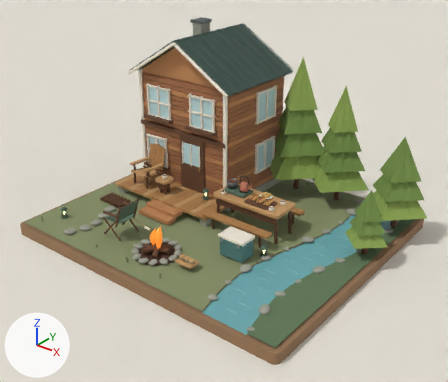
Renders of the Blender file assets/models/riverside-cabin-campsite/models/riverside-cabin-campsite.blend from each side of a commit.
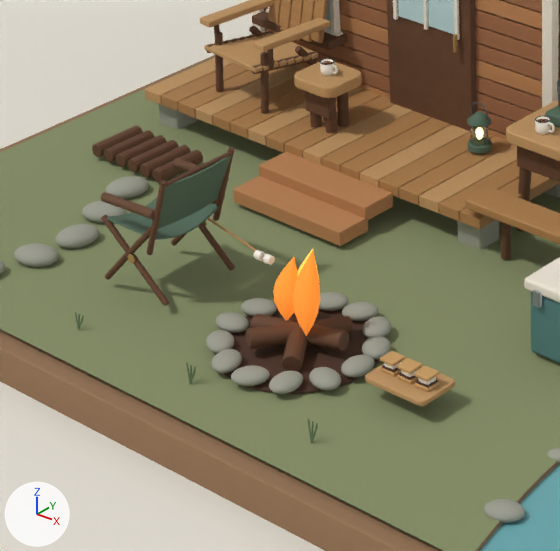
Old and new are each drawn whole from a 50 mm camera at (9.5, -11.87, 8.29) aimed at (0.27, -0.34, 1.14) and again close up on the part from 17% to 51% of the width and 41% to 81% of the height. Every picture has the same lights, and +X, +Y and +Z are marked at lower left. The first two pictures are the older version.

The first close-up shows 'Broad meadow left bank', 'Camp picnic bench', 'Chocolate square.002', 'Continuous blue river', 'Earth diorama base', 'Firepit dark earth', 'Fireside canvas chair canvas back', 'Fireside canvas chair slung canvas seat', 'Front cedar clapboard.004', 'Graham cracker base.002', 'Graham cracker top', 'Graham cracker top.001', 'Graham cracker top.002', 'Porch broad stair', 'Porch broad stair.001', 'Smores board', 'Studio ground', 'Walnut cabin door' and 139 more.
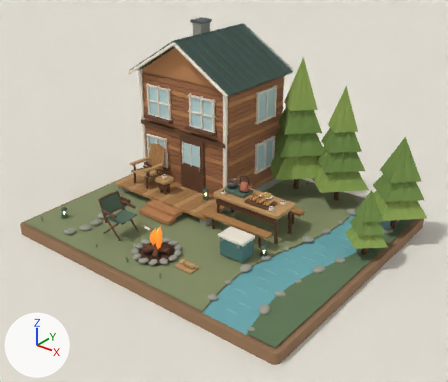
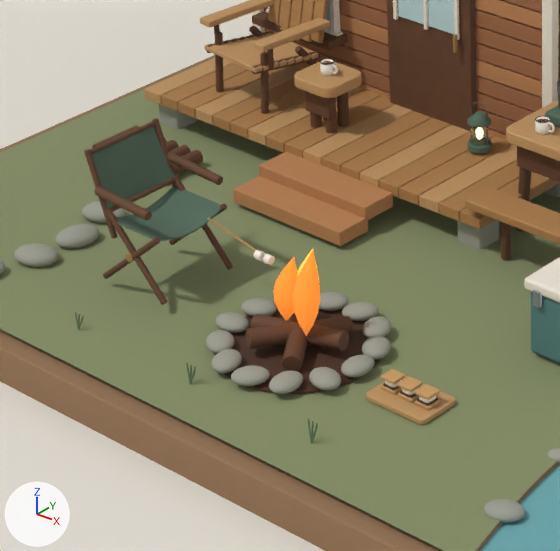
ob_fireside_canvas_chair is not drawn itself; it is the parent of ob_fireside_canvas_chair_crossed_front_tube, ob_fireside_canvas_chair_crossed_rear_tube, ob_fireside_canvas_chair_back_upright, ob_fireside_canvas_chair_pivot_pin, ob_fireside_canvas_chair_crossed_front_tube_001, ob_fireside_canvas_chair_crossed_rear_tube_001, ob_fireside_canvas_chair_back_upright_001, ob_fireside_canvas_chair_pivot_pin_001.

Patch to the scene script:
```diff
--- a/assets/models/riverside-cabin-campsite/models/riverside-cabin-campsite.blend.py
+++ b/assets/models/riverside-cabin-campsite/models/riverside-cabin-campsite.blend.py
@@ me_smores_board @@
 # used by ob_smores_board; parent = ob_10_campfire_and_roasting_treats_root; location = (0.0, 0.0, 0.0)
-me_smores_board.from_pydata(...)  # 72 vertices, 38 faces; spans x 0.59..1.11, y -2.665..-2.315, z 0.21..0.25
+me_smores_board.from_pydata(...)  # 72 vertices, 38 faces; spans x 0.59..1.11, y -2.665..-2.315, z 0.07..0.11
+# me_smores_board part 1: the whole mesh is moved by (0.0, 0.0, -0.14)
 me_smores_board.materials.append(mat_oak3)
@@ ob_fireside_canvas_chair @@
 ob_fireside_canvas_chair.location = (-1.55, -2.4, 0.06)
-ob_fireside_canvas_chair.rotation_euler = (0.0, 0.0, -1.571)  # degrees (0, 0, -90)
+ob_fireside_canvas_chair.rotation_euler = (0.0, 0.0, 1.571)  # degrees (0, 0, 90)
@@ ob_graham_cracker_top @@
 ob_graham_cracker_top.parent = ob_10_campfire_and_roasting_treats_root
-ob_graham_cracker_top.location = (0.7, -2.49, 0.342)
+ob_graham_cracker_top.location = (0.7, -2.49, 0.202)
 _m = ob_graham_cracker_top.modifiers.new('Rounded edges', 'BEVEL')
@@ ob_graham_cracker_top_001 @@
 ob_graham_cracker_top_001.parent = ob_10_campfire_and_roasting_treats_root
-ob_graham_cracker_top_001.location = (0.85, -2.49, 0.342)
+ob_graham_cracker_top_001.location = (0.85, -2.49, 0.202)
 _m = ob_graham_cracker_top_001.modifiers.new('Rounded edges', 'BEVEL')
@@ ob_graham_cracker_base_002 @@
 ob_graham_cracker_base_002.parent = ob_10_campfire_and_roasting_treats_root
-ob_graham_cracker_base_002.location = (1.0, -2.49, 0.265)
+ob_graham_cracker_base_002.location = (1.0, -2.49, 0.125)
 _m = ob_graham_cracker_base_002.modifiers.new('Rounded edges', 'BEVEL')
@@ ob_chocolate_square_002 @@
 ob_chocolate_square_002.parent = ob_10_campfire_and_roasting_treats_root
-ob_chocolate_square_002.location = (1.0, -2.49, 0.283)
+ob_chocolate_square_002.location = (1.0, -2.49, 0.143)
 _m = ob_chocolate_square_002.modifiers.new('Rounded edges', 'BEVEL')
@@ ob_graham_cracker_top_002 @@
 ob_graham_cracker_top_002.parent = ob_10_campfire_and_roasting_treats_root
-ob_graham_cracker_top_002.location = (1.0, -2.49, 0.342)
+ob_graham_cracker_top_002.location = (1.0, -2.49, 0.202)
 _m = ob_graham_cracker_top_002.modifiers.new('Rounded edges', 'BEVEL')
```

Where the change shows, as pixel boxes [x1, y1, x2, y2] in the close-ups (560 x 551 px):
'Fireside canvas chair canvas back', turned: before [158, 156, 231, 229]; after [92, 126, 175, 209]
'Fireside canvas chair slung canvas seat', turned: before [107, 198, 219, 240]; after [116, 187, 222, 241]
'Smores board', moved: before [365, 358, 455, 406]; after [366, 376, 455, 425]
'Fireside canvas chair attached arm.001', turned: before [101, 192, 155, 219]; after [167, 152, 223, 185]
'Fireside canvas chair crossed front tube.001', turned: before [105, 227, 151, 279]; after [174, 176, 233, 270]
'Fireside canvas chair attached arm', turned: before [172, 158, 229, 182]; after [95, 186, 152, 220]
'Fireside canvas chair back upright', turned: before [213, 147, 234, 221]; after [84, 149, 117, 239]
'Fireside canvas chair crossed front tube', turned: before [171, 200, 217, 246]; after [105, 208, 167, 305]
'Fireside canvas chair back upright.001', turned: before [146, 180, 166, 255]; after [152, 118, 177, 188]
'Fireside canvas chair crossed rear tube.001', turned: before [101, 215, 169, 306]; after [169, 204, 227, 245]
'Fireside canvas chair crossed rear tube', turned: before [198, 223, 235, 271]; after [103, 237, 160, 279]
'Fireside canvas chair back crossbar', turned: before [164, 152, 234, 188]; after [91, 121, 155, 154]
'Graham cracker top.002', moved: before [414, 366, 440, 382]; after [415, 384, 440, 400]
'Graham cracker top.001', moved: before [397, 358, 422, 374]; after [398, 376, 423, 392]
'Graham cracker top', moved: before [380, 351, 405, 366]; after [381, 369, 406, 384]
'Fireside canvas chair back crossbar.001', turned (not visible before): after [110, 177, 175, 212]
'Graham cracker base.002', moved: before [414, 381, 440, 392]; after [415, 399, 440, 410]
'Chocolate square.002', moved: before [416, 379, 438, 388]; after [417, 397, 438, 406]
'Fireside canvas chair pivot pin', turned: before [203, 220, 207, 226]; after [126, 253, 133, 262]
'Fireside canvas chair pivot pin.001', turned (not visible afterwards): before [127, 254, 135, 263]
